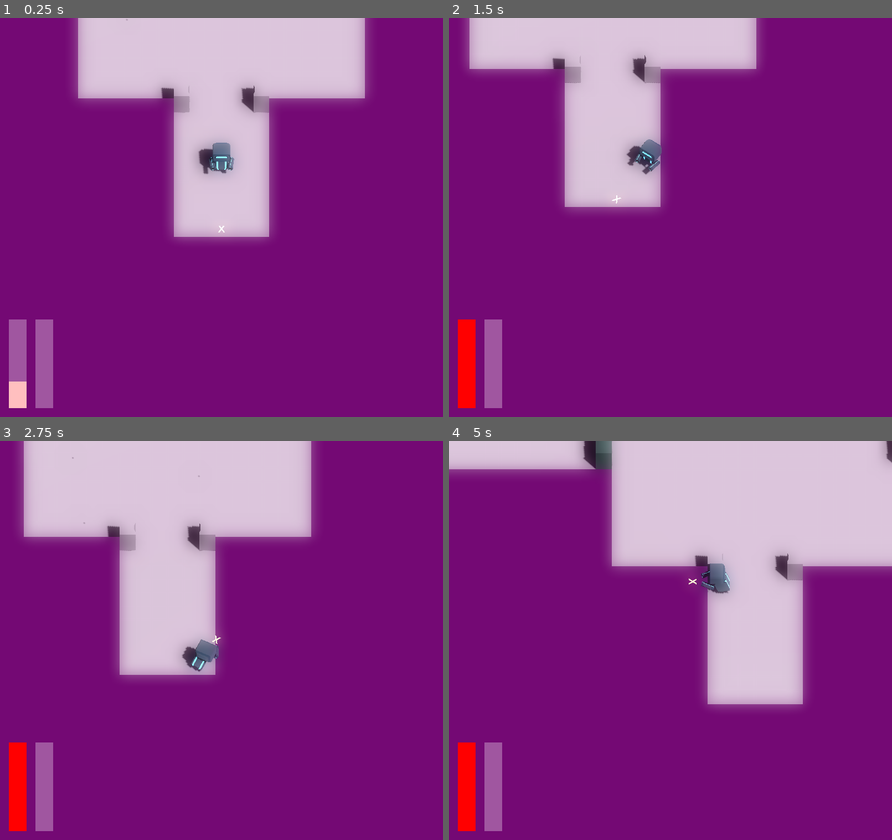
Above: before the commit, frames 1-4 (two rows, left to right).
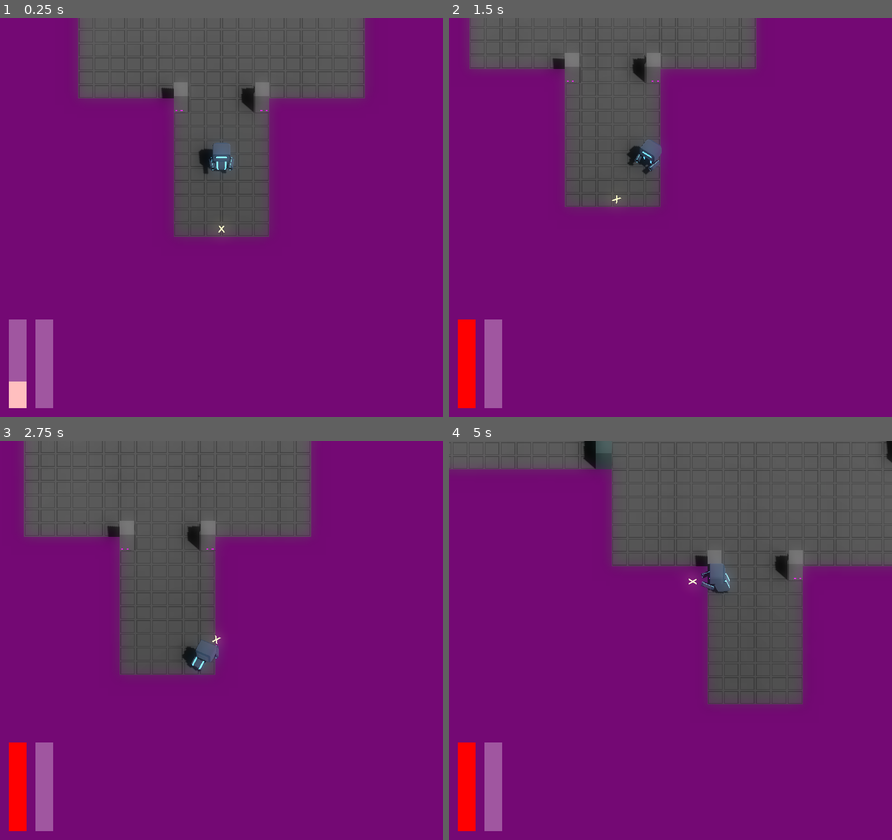
Above: after the commit, the same moments.

Repository: JackEvans24/bullet-absorb
Game: Godot game, scene res://scenes/main.tscn
Two runs of this game, one before a commit and one after it. Both use one fixed random seed, a clock stepped at 60 frames per second and the inputs below.
Inputs (mouse positions are in pixels of both pictures, inside the frame that each line leads up to):
- Up to frame 1 (0.25 s): no input
- Up to frame 2 (1.5 s): move the mouse to (767, 197) at 0.52 s; hold D (move_right) 0.53-1.28 s; tap Space (dash) at 0.6 s; move the mouse to (581, 237) at 1.27 s; hold S (move_back) from 1.28 s (still down); tap Ctrl (absorb) at 1.35 s
- Up to frame 3 (2.75 s): tap Space (dash) at 1.55, 2.1 s; move the mouse to (265, 552) at 2.02 s; release S (move_back) at 2.03 s; hold D (move_right) from 2.03 s (still down)
- Up to frame 4 (5 s): move the mouse to (648, 720) at 2.77 s; release D (move_right) at 2.78 s; hold W (move_forward) 2.78-3.53 s; click (648, 720) at 2.85 s; tap Space (dash) at 3.05, 3.6, 4.55 s; move the mouse to (803, 700) at 3.52 s; hold A (move_left) from 3.53 s (still down); move the mouse to (537, 580) at 4.27 s; tap Ctrl (absorb) at 4.35 s

The runs differ from the first frame. In frame 1, 21% of the frame differs, in the area x 17-83%, y 0-56%; in frame 2, 16%; in frame 3, 24%; in frame 4, 31%, in the area x 0-100%, y 0-67%.

Commit message:
chore: add dash power consumption

Diff:
--- a/data/rewards/player_base_stats.tres
+++ b/data/rewards/player_base_stats.tres
@@ -11,3 +11,4 @@
 fire_cooldown_modifier = 1.0
 absorb_windup_modifier = 1.0
 absorb_area_scale = 1.0
+dash_power_consumption_modifier = 0.5
